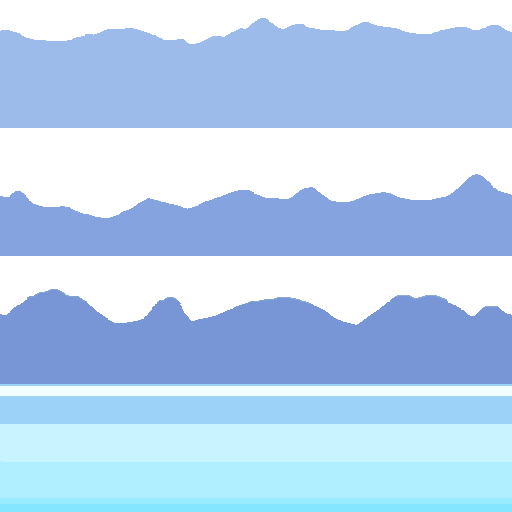
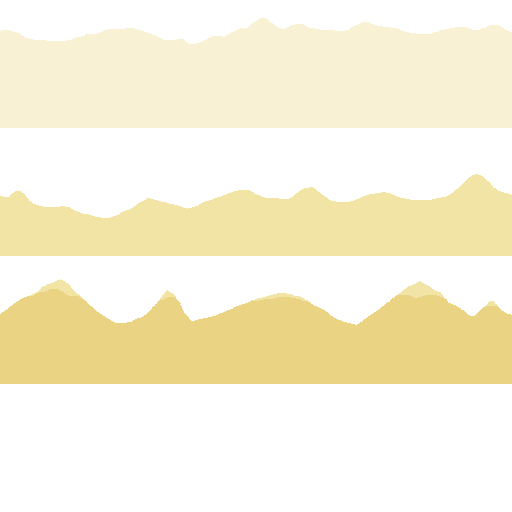
The second 512px x 512px image is a revision of the first. Changes to its layers:
renamed "Layer 1" to "Layer 4", painted on it over [0, 18, 512, 384]
hid "Bg" over [0, 82, 512, 384]
hid "Bg_0" over [0, 384, 512, 512]
